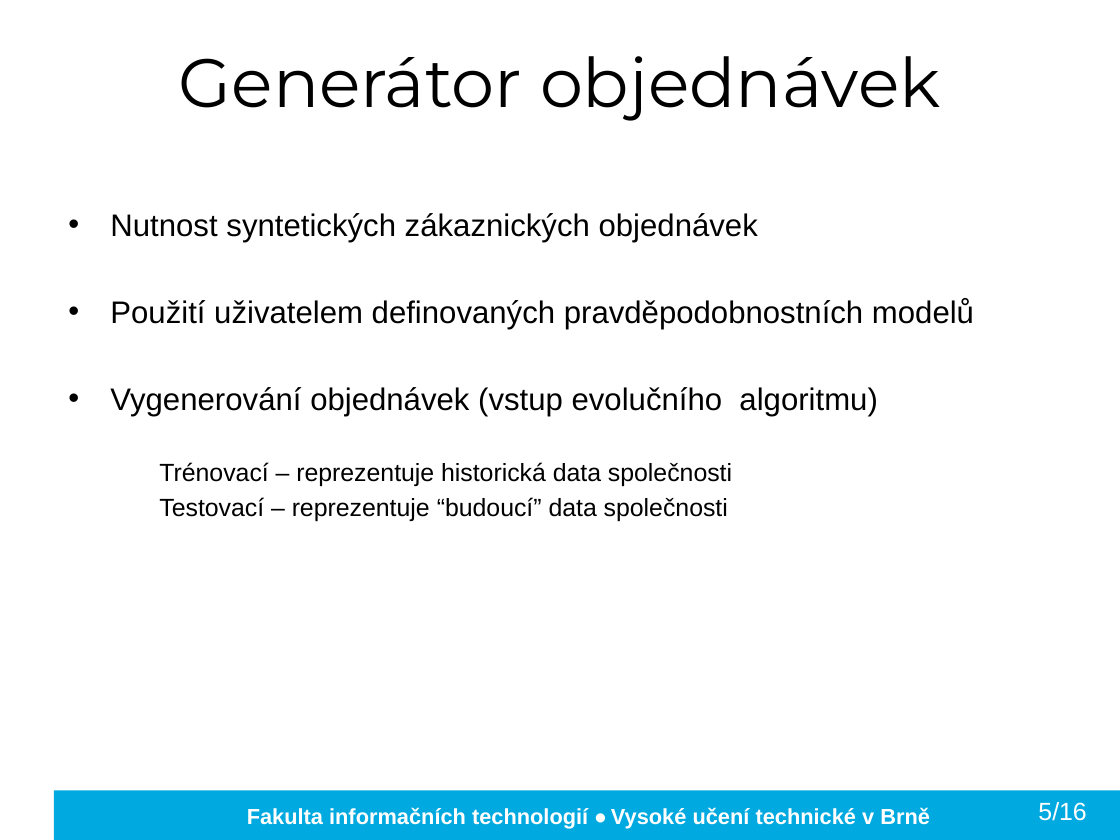
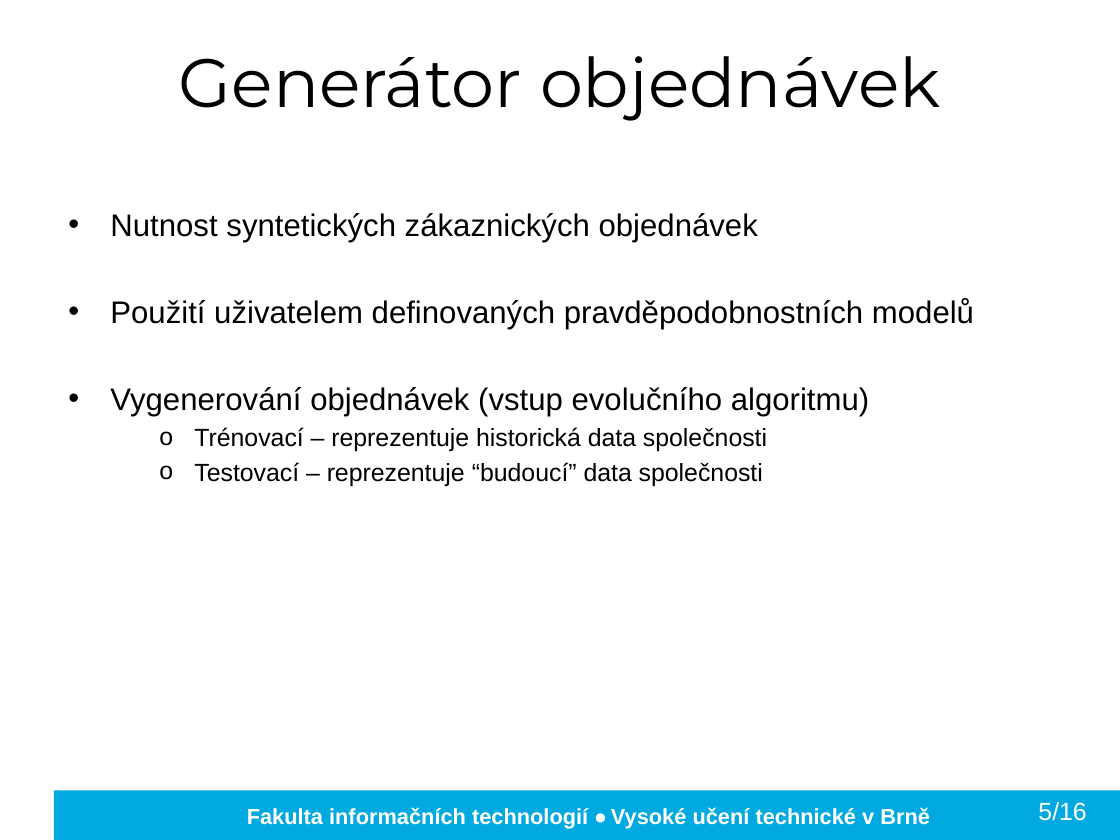
Before and after one commit to kocica/warehouse-manager, a slide deck: slide 6 of doc/xkocic01.pptx. Drawn at 1120x840 pixels with LibreOffice and Linux fonts; fonts in the diff are those of the drawing; background and template pictures are left out. Boxes give left, top, right and bottom in pixels: in the first picture for what was removed or moved away, otherwise in the second. Text is boxed around its words. In the diff, an @@ line names an element or a change of style, - is before the commit and + after.

```diff
--- a/doc/xkocic01.pptx
+++ b/doc/xkocic01.pptx
@@ text at <box>194,427,767,486</box>: bullet none to o @@
```
Also in this commit, not shown: 9 other slides changed, 1 other file.
